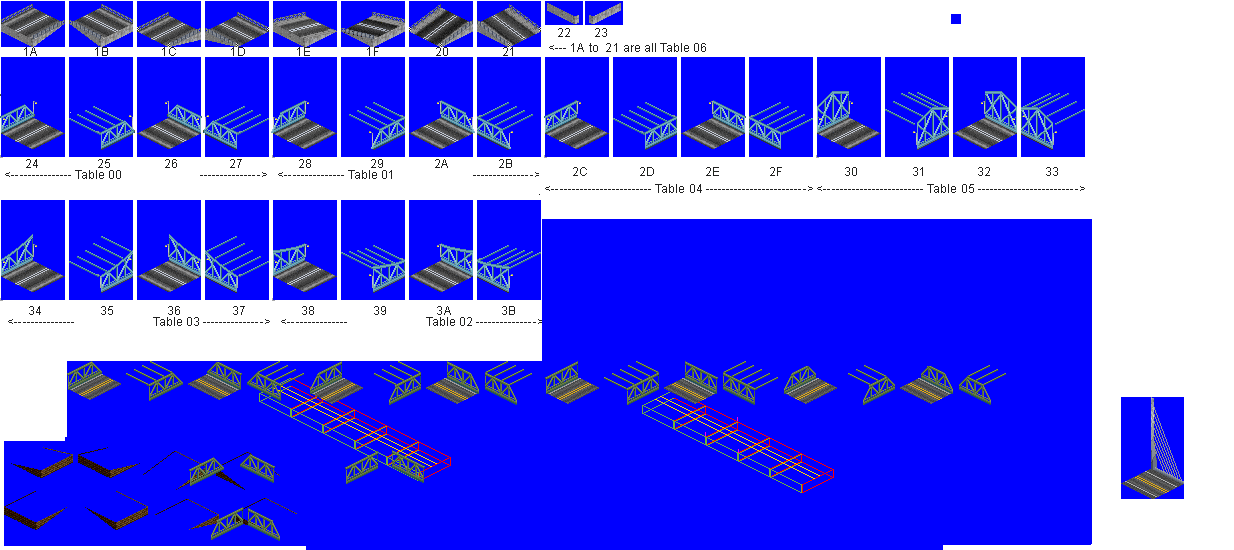
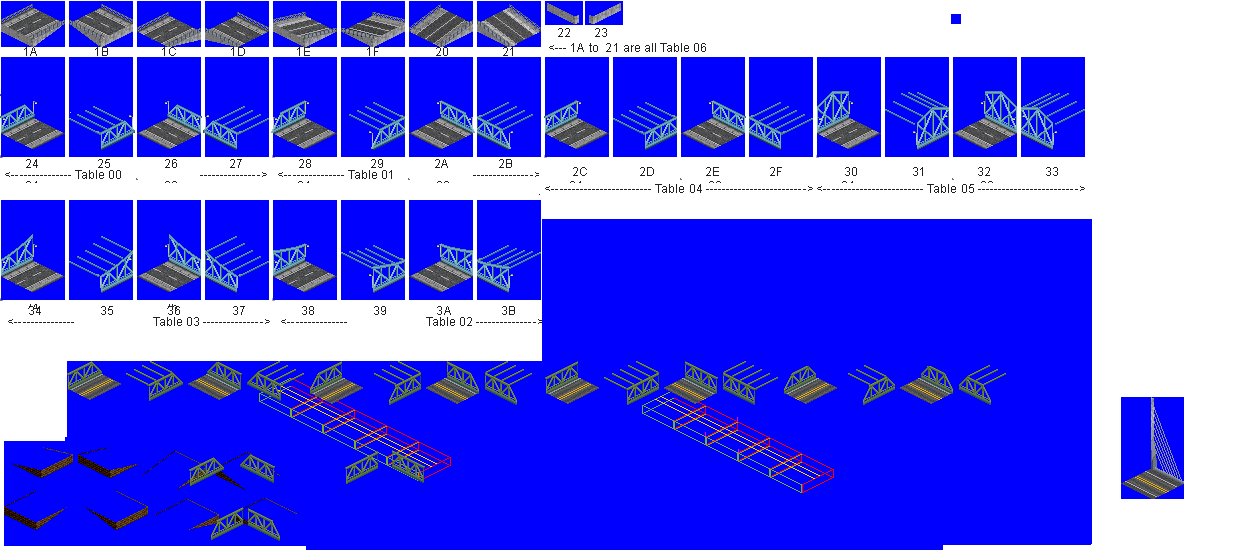
The second 1234×550 image is a revision of the first. Changes to its layers:
added layer "Pasted Layer #4" above "pillars" over [0, 9, 1013, 309]
painted on "Pasted Layer #2" over [137, 27, 541, 47]
